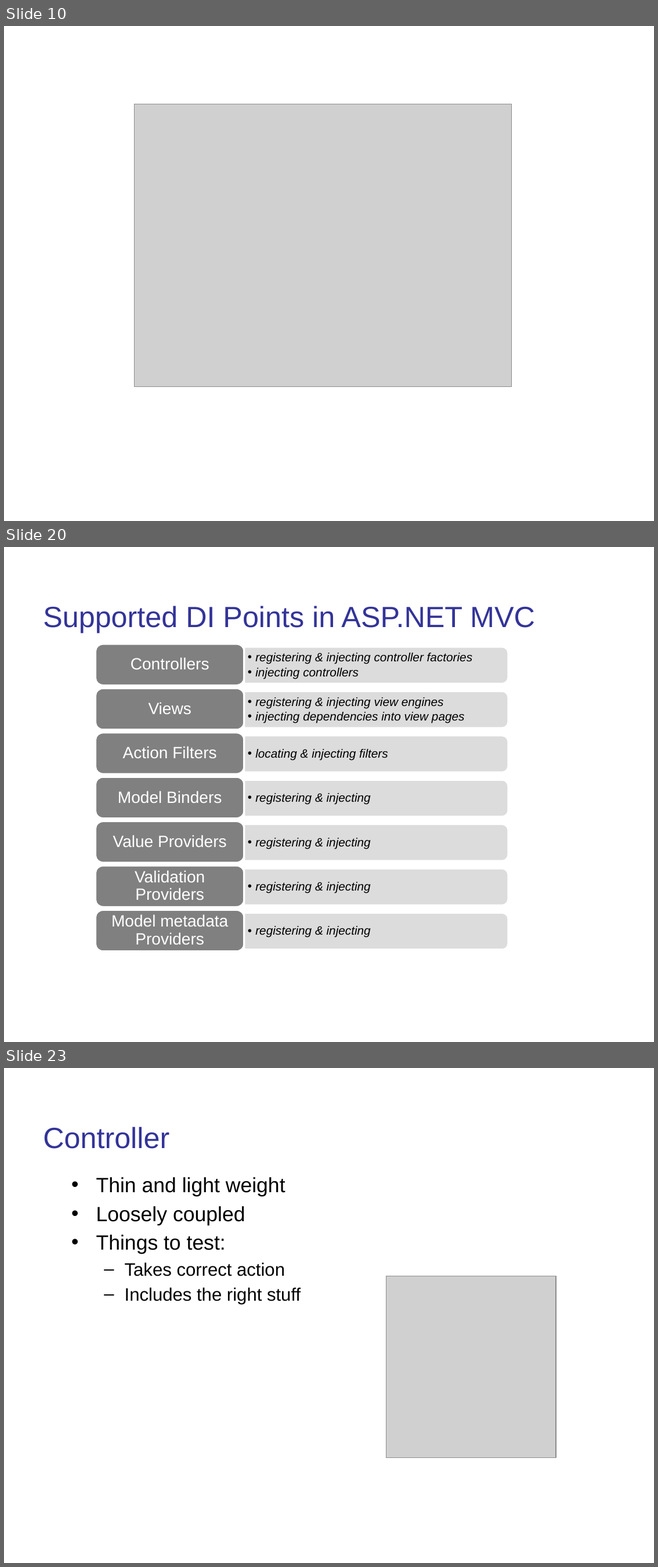
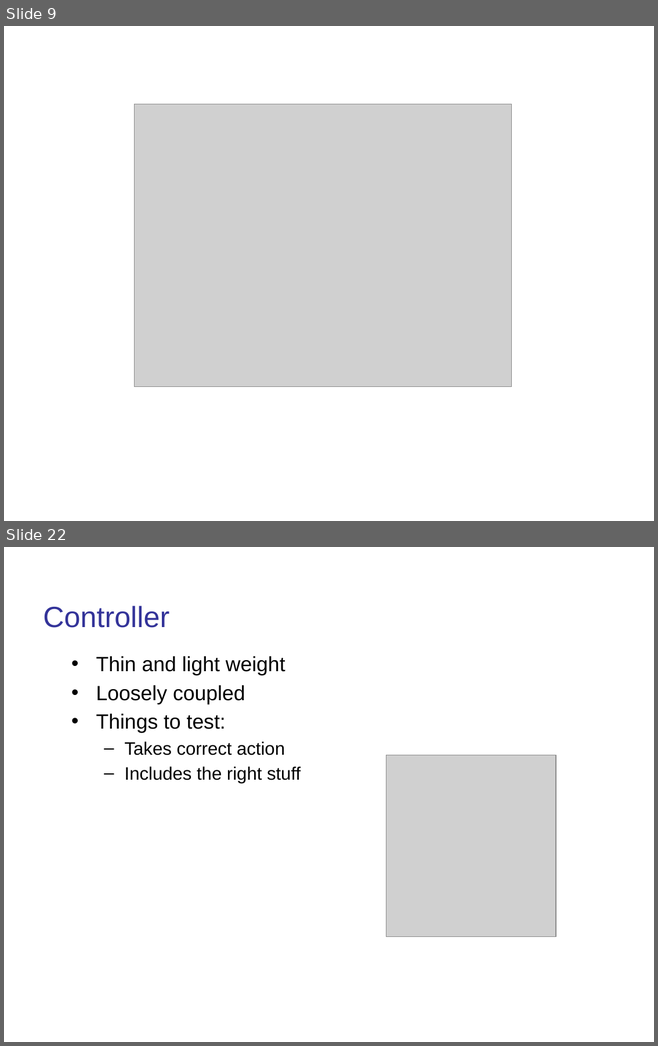
Before and after one commit to kburnell/TestDrivingASP.NETMVC, a slide deck: TestDrivingASP.NETMVC_Short.pptx. Shown one above the other, each under a label of ours: slides 10, 20 and 23 before the commit, slides 9 and 22 after it; the slides between them are not shown. The pictures are 658x1567 and 658x1046 pixels, drawn with LibreOffice and Linux fonts; fonts in the diff are those of the drawing; grey boxes stand for pictures; background and template pictures are left out. Boxes give left, top, right and bottom in pixels: in the first picture for what was removed or moved away, otherwise in the second. Text is boxed around its words. In the diff, an @@ line names an element or a change of style, - is before the commit and + after.

```diff
--- a/TestDrivingASP.NETMVC_Short.pptx
+++ b/TestDrivingASP.NETMVC_Short.pptx
@@ slide 20 removed at (x1=4, y1=547, x2=654, y2=1042), background picture (left out) @@
@@ text removed at (x1=43, y1=606, x2=535, y2=633) @@
-Supported DI Points in ASP.NET MVC
@@ freeform shape removed at (x1=96, y1=644, x2=244, y2=686) @@
-Controllers
@@ freeform shape removed at (x1=244, y1=647, x2=508, y2=683) @@
-  •• registering & injecting controller factories
-  •• injecting controllers
@@ freeform shape removed at (x1=96, y1=688, x2=244, y2=730) @@
-Views
@@ freeform shape removed at (x1=244, y1=691, x2=508, y2=727) @@
-  •• registering & injecting view engines
-  •• injecting dependencies into view pages
@@ freeform shape removed at (x1=96, y1=733, x2=244, y2=774) @@
-Action Filters
@@ freeform shape removed at (x1=244, y1=735, x2=508, y2=772) @@
-  •• locating & injecting filters
@@ freeform shape removed at (x1=96, y1=777, x2=244, y2=818) @@
-Model Binders
@@ freeform shape removed at (x1=244, y1=780, x2=508, y2=816) @@
-  •• registering & injecting
@@ freeform shape removed at (x1=96, y1=821, x2=244, y2=863) @@
-Value Providers
@@ freeform shape removed at (x1=244, y1=824, x2=508, y2=861) @@
-  •• registering & injecting
@@ freeform shape removed at (x1=96, y1=865, x2=244, y2=907) @@
-Validation Providers
@@ freeform shape removed at (x1=244, y1=869, x2=508, y2=905) @@
-  •• registering & injecting
@@ freeform shape removed at (x1=96, y1=910, x2=244, y2=952) @@
-Model metadata Providers
@@ freeform shape removed at (x1=244, y1=912, x2=508, y2=949) @@
-  •• registering & injecting
@@ what was slide 10 is now slide 9 @@
@@ what was slide 23 is now slide 22 @@
```
Also in this commit, not shown: 17 slides changed, 4 slides added, 7 other slides removed, 6 other files.
